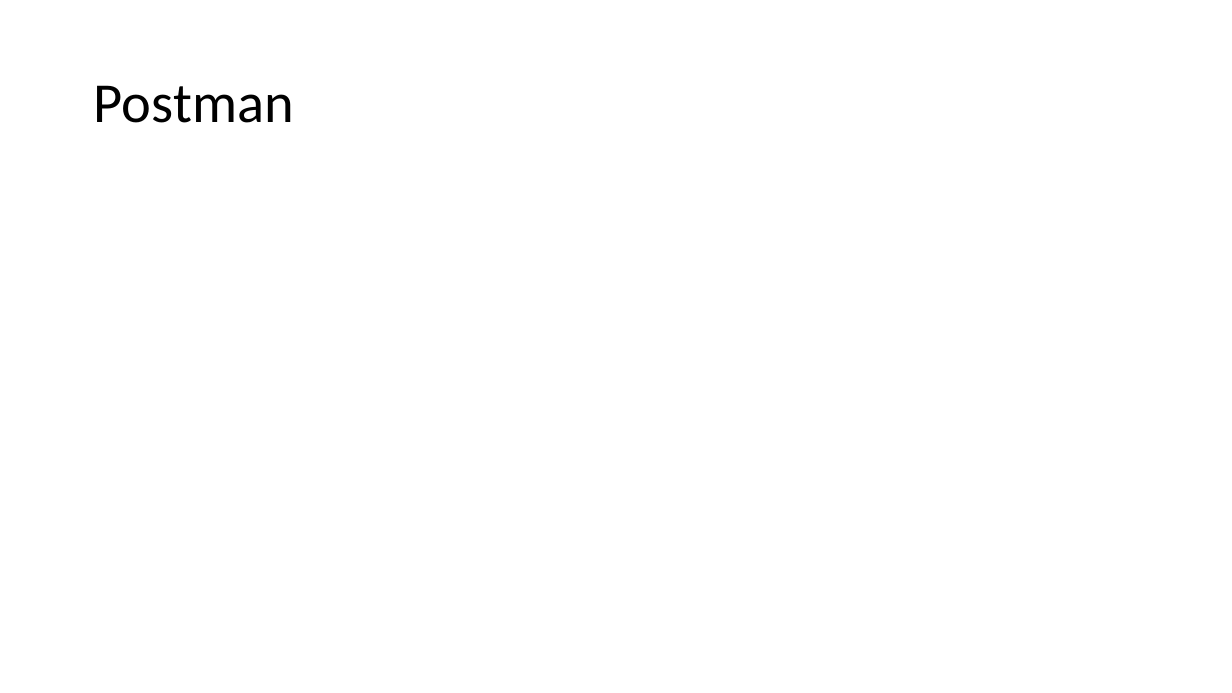
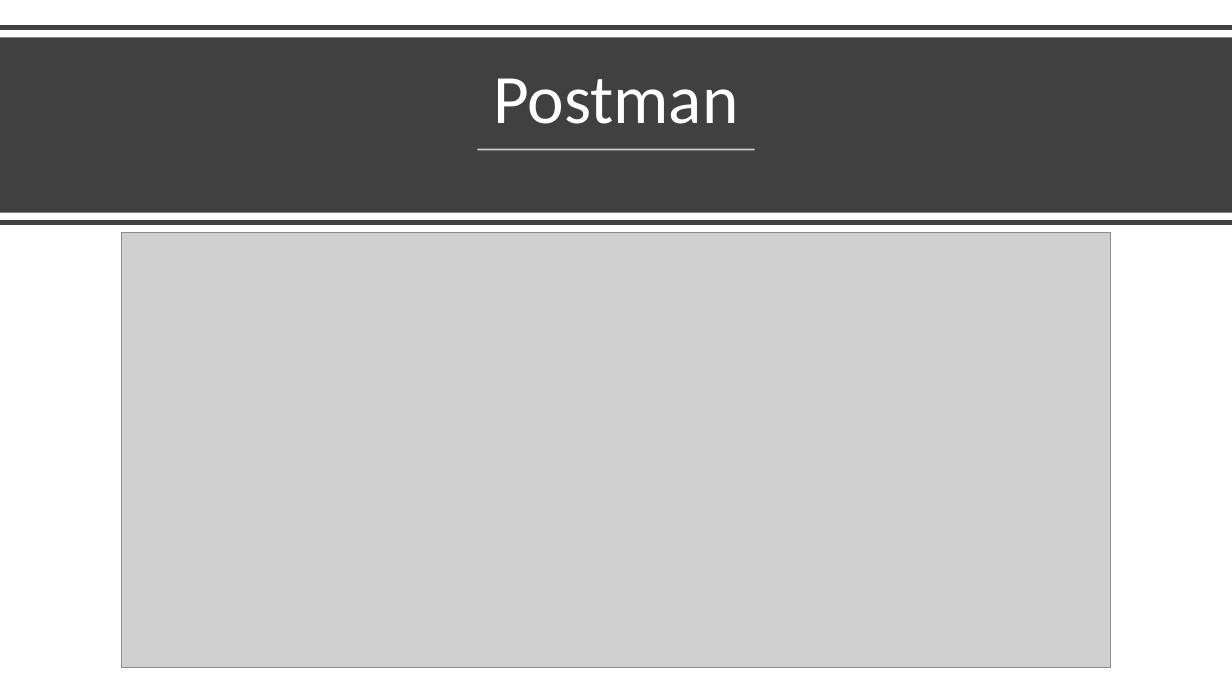
Before and after one commit to Ridwan-Kawsar/Practical_Project-Back_End-, a slide deck: slide 12 of PracticalProject/Documentation/PP Presentation.pptx. Drawn at 1232x693 pixels with LibreOffice and Linux fonts; fonts in the diff are those of the drawing; grey boxes stand for pictures. Boxes give left, top, right and bottom in pixels: in the first picture for what was removed or moved away, otherwise in the second. Text is boxed around its words. In the diff, an @@ line names an element or a change of style, - is before the commit and + after.

```diff
--- a/PracticalProject/Documentation/PP Presentation.pptx
+++ b/PracticalProject/Documentation/PP Presentation.pptx
@@ line added from (0, 28) to (1232, 28), #404040 4 pt @@
@@ rectangle added at box(0, 37, 1232, 213), fill #404040 @@
@@ title "Postman": place and size @@
-title "Postman" at box(94, 85, 294, 123)
+title "Postman" at box(493, 78, 738, 124)
@@ title "Postman" at box(493, 78, 738, 124): size 44 to 54 pt, text colour #000000 to #FFFFFF; alignment left to centre; vertical alignment middle to bottom @@
@@ line added from (478, 150) to (755, 150), #FFFFFF 1.5 pt @@
@@ line added from (0, 223) to (1232, 223), #404040 4 pt @@
@@ picture added at box(121, 232, 1110, 667) @@
```
Also in this commit, not shown: 2 other slides changed, 1 slide added.
